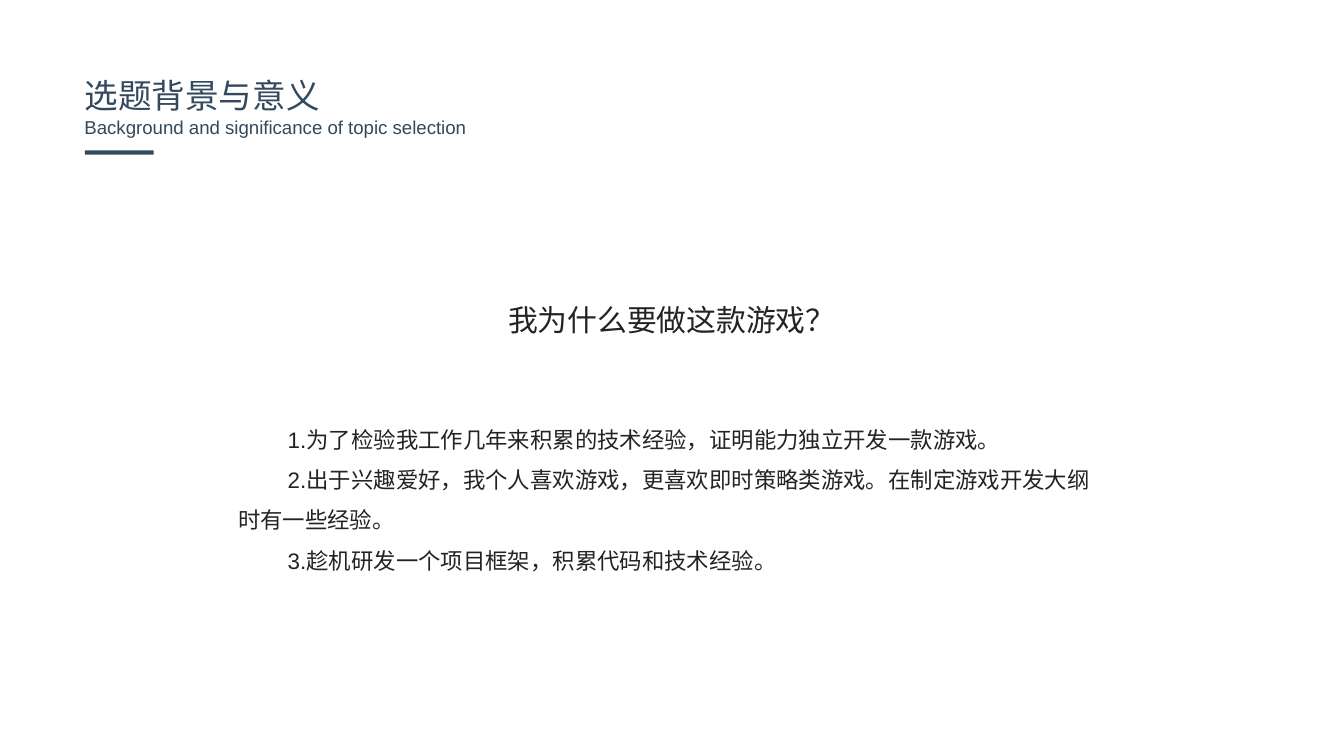
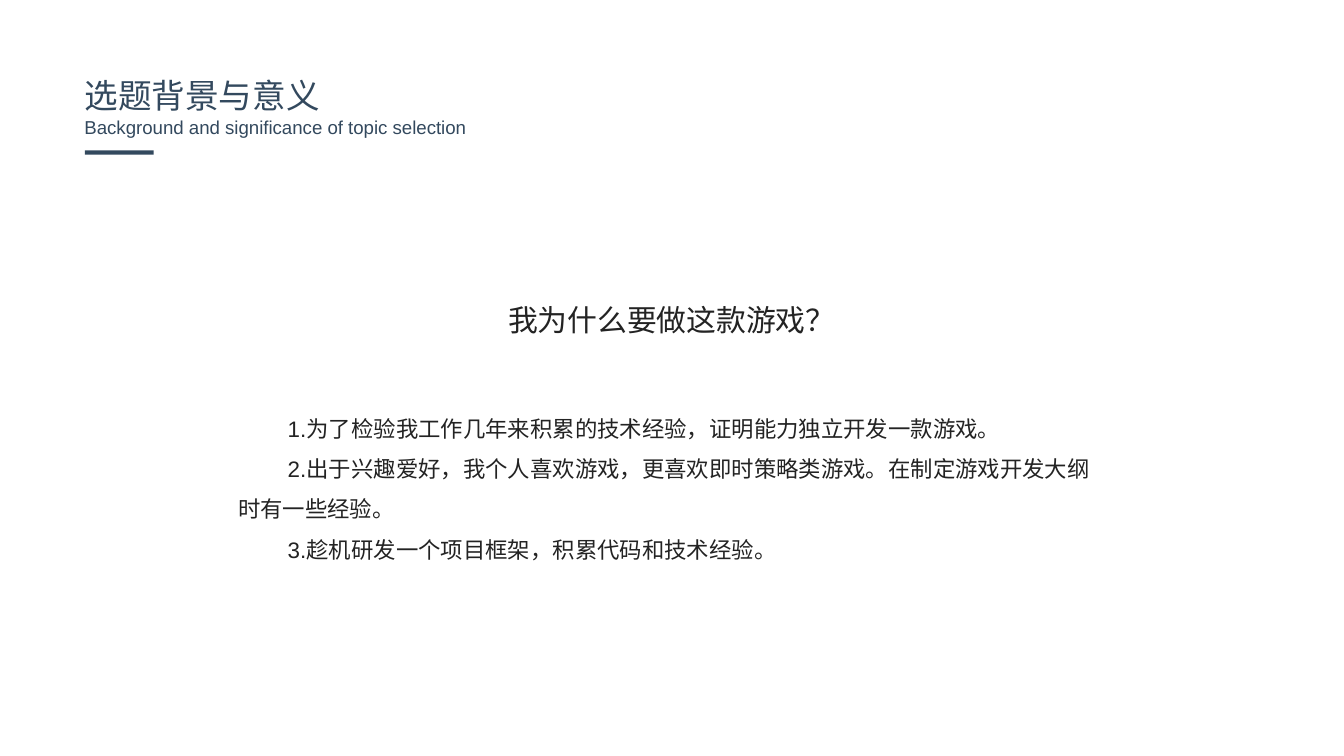
Before and after one commit to dehema/Unity-TotalWar, a slide deck: slide 5 of Product/文档/答辩PPT.pptx (slide 4 before the commit). Drawn at 1344x756 pixels with LibreOffice and Linux fonts; fonts in the diff are those of the drawing; background and template pictures are left out. Boxes give left, top, right and bottom in pixels: in the first picture for what was removed or moved away, otherwise in the second. Text is boxed around its words. In the diff, an @@ line names an element or a change of style, - is before the commit and + after.

```diff
--- a/Product/文档/答辩PPT.pptx
+++ b/Product/文档/答辩PPT.pptx
@@ text "1.为了检验我工作几年来积累的技术经验，证明能力独立开发一款游戏。": place and size @@
-text "1.为了检验我工作几年来积累的技术经验，证明能力独立开发一款游戏。" at (238,430,1090,571)
+text "1.为了检验我工作几年来积累的技术经验，证明能力独立开发一款游戏。" at (238,419,1090,560)
```
Also in this commit, not shown: 3 other slides changed, 1 slide added.
